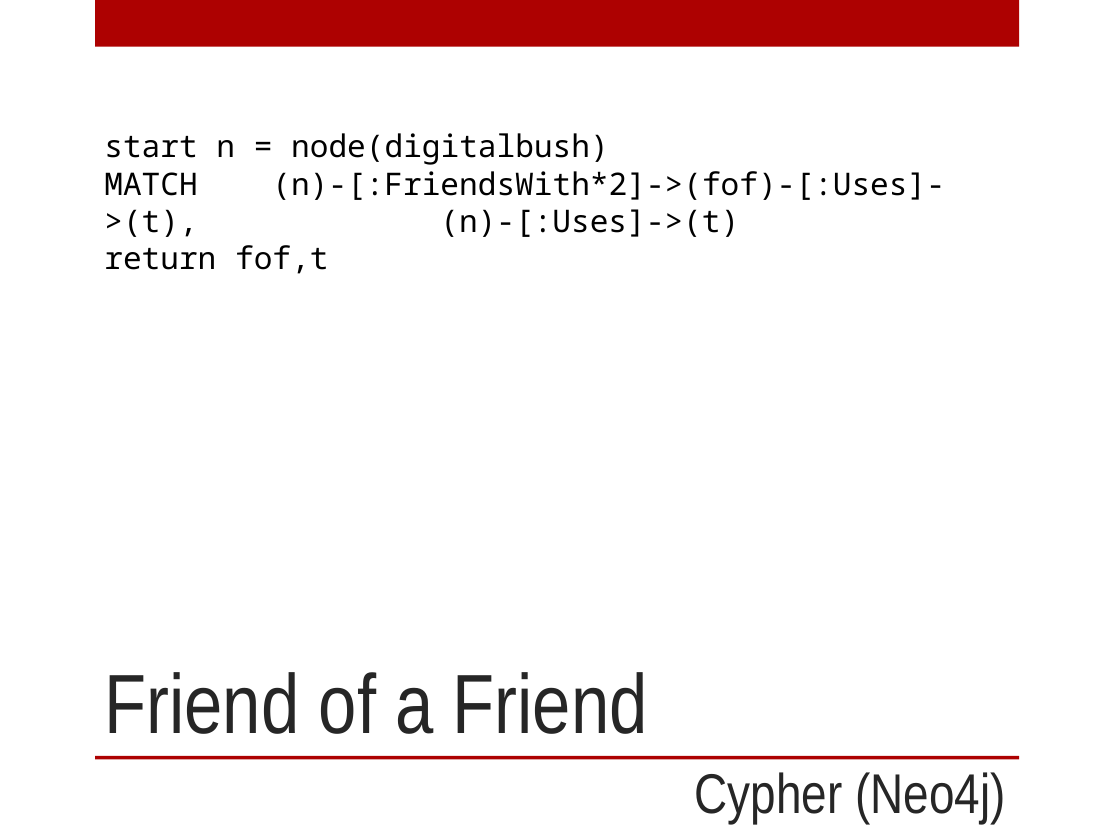
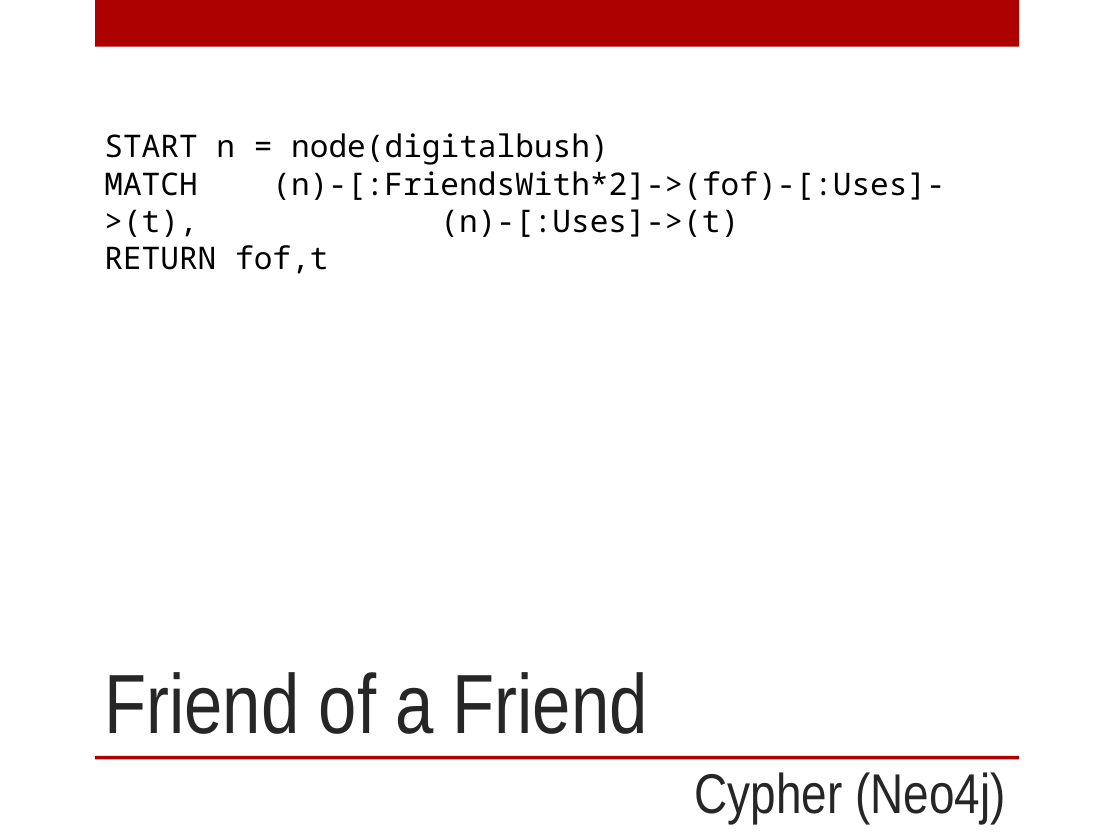
Before and after one commit to digitalBush/nosql-smackdown-talk, a slide deck: slide 10 of nosql-smackdown.pptx. Drawn at 1120x840 pixels with LibreOffice and Linux fonts; fonts in the diff are those of the drawing. Boxes give left, top, right and bottom in pixels: in the first picture for what was removed or moved away, otherwise in the second. Text is boxed around its words. In the diff, an @@ line names an element or a change of style, - is before the commit and + after.

```diff
--- a/nosql-smackdown.pptx
+++ b/nosql-smackdown.pptx
@@ text at [104, 133, 609, 165]: text changed @@
-start n = node(digitalbush)
+START n = node(digitalbush)
@@ text at [104, 245, 328, 274]: text changed @@
-return fof,t
+RETURN fof,t
```
Also in this commit, not shown: 3 other slides changed, 5 slides added, 1 slide removed.
